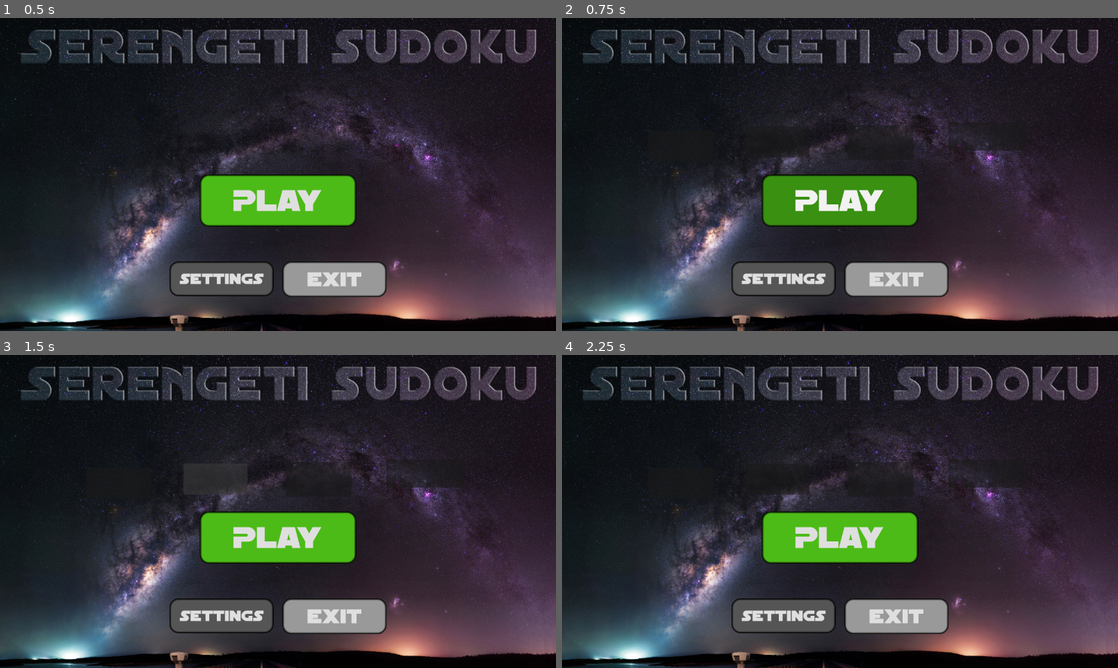
Above: before the commit, frames 1-4 (two rows, left to right).
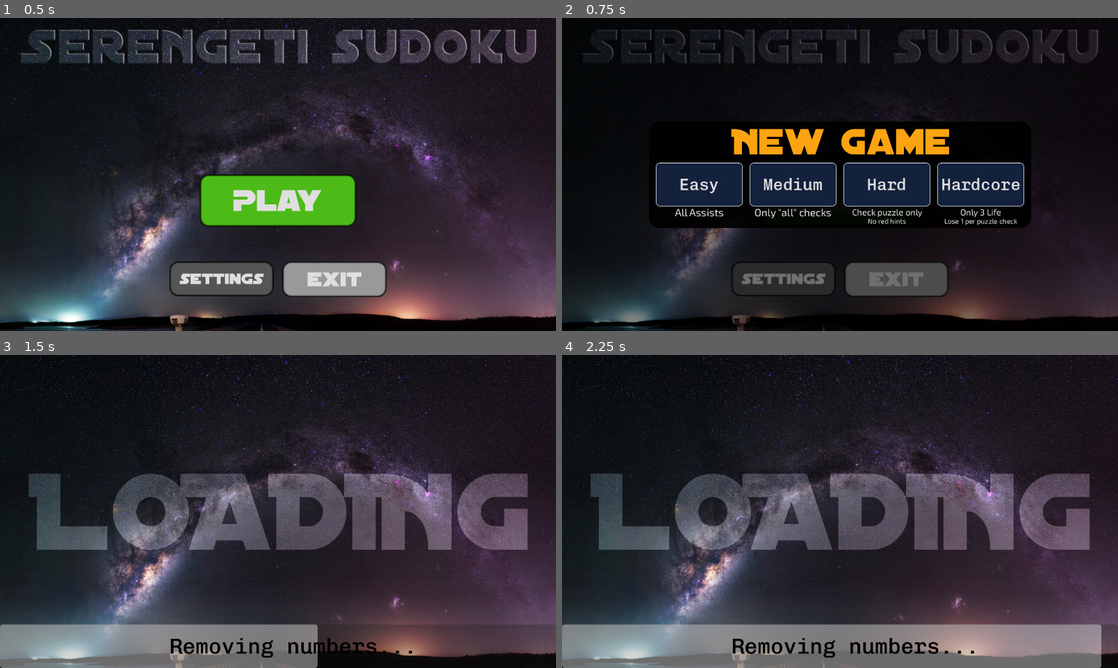
Above: after the commit, the same moments.

Repository: Convy32/Serengeti-Sudoku
Game: Godot game, scene res://main_menu.tscn
Same seed, same stepped clock (60 frames per second), same inputs: the game is played once before the commit and once after it.
Inputs (mouse positions are in pixels of both pictures, inside the frame that each line leads up to; where the layout moved, square brackets give the same spot in the first picture):
- Up to frame 1 (0.5 s): no input
- Up to frame 2 (0.75 s): click "Play" at 0.5 s
- Up to frame 3 (1.5 s): click (233, 520) [216, 480] at 1.25 s
- Up to frame 4 (2.25 s): click (756, 408) at 2 s, where only the run after the commit has a clickable "Check Puzzle"

Frame 1 is identical in both runs. In frame 2, 52% of the frame differs, in the area x 0-100%, y 0-100%; in frame 3, 38%; in frame 4, 41%.

Commit message:
New game function
Next to implement in game, and win/loss functions

Diff:
--- /dev/null
+++ b/sudoku/close_buttons.tres
@@ -0,0 +1,12 @@
+[gd_resource type="Theme" format=3 uid="uid://cu1jfriqfptes"]
+
+[sub_resource type="StyleBoxEmpty" id="StyleBoxEmpty_fv8gx"]
+
+[sub_resource type="StyleBoxEmpty" id="StyleBoxEmpty_vpt08"]
+
+[sub_resource type="StyleBoxEmpty" id="StyleBoxEmpty_4jdrj"]
+
+[resource]
+Button/styles/hover = SubResource("StyleBoxEmpty_fv8gx")
+Button/styles/normal = SubResource("StyleBoxEmpty_vpt08")
+Button/styles/pressed = SubResource("StyleBoxEmpty_4jdrj")
--- a/sudoku/game.tscn
+++ b/sudoku/game.tscn
@@ -4,6 +4,7 @@
 [ext_resource type="FontFile" uid="uid://b1vallubdqtnr" path="res://ChivoMono-VariableFont_wght.ttf" id="1_fc0e3"]
 [ext_resource type="Script" uid="uid://rka4ge3is85n" path="res://main.gd" id="2_ryrav"]
 [ext_resource type="Texture2D" uid="uid://c5qdecpb0w03y" path="res://greygb1.png" id="3_fc0e3"]
+[ext_resource type="Texture2D" uid="uid://2hr8gkf330r4" path="res://Main_menu_720.png" id="3_j5wjh"]
 [ext_resource type="Script" uid="uid://dn7hywdobsu33" path="res://loading_screen.gd" id="6_eow3j"]
 [ext_resource type="Texture2D" uid="uid://bt8yarauyheww" path="res://blackgrid1.png" id="6_ryrav"]
 [ext_resource type="Texture2D" uid="uid://bd12jw4ns8b0u" path="res://loadingscreen.png" id="7_eow3j"]
@@ -26,6 +27,10 @@
 theme = SubResource("Theme_feb5d")
 script = ExtResource("2_ryrav")
 metadata/_edit_vertical_guides_ = [640.0]
+
+[node name="MainMenu720" type="Sprite2D" parent="." unique_id=1643750564]
+position = Vector2(640, 360)
+texture = ExtResource("3_j5wjh")
 
 [node name="Camera2D" type="Camera2D" parent="." unique_id=2128346661]
 position = Vector2(640, 360)
@@ -96,6 +101,14 @@
 offset_bottom = 139.0
 text = "Check Puzzle"
 
+[node name="NewGame" type="Button" parent="." unique_id=826266466]
+layout_mode = 0
+offset_left = 680.0
+offset_top = 203.0
+offset_right = 948.0
+offset_bottom = 284.0
+text = "New game"
+
 [node name="InputBox" type="GridContainer" parent="." unique_id=818239555]
 layout_mode = 1
 anchors_preset = -1
@@ -175,6 +188,7 @@
 metadata/_edit_lock_ = true
 
 [node name="LoadingScreen" type="Control" parent="." unique_id=2021376657]
+visible = false
 anchors_preset = 0
 offset_right = 1280.0
 offset_bottom = 720.0
@@ -204,6 +218,7 @@
 [connection signal="id_pressed" from="MenuBar/Check Current" to="." method="_on_check_current_id_pressed"]
 [connection signal="id_pressed" from="MenuBar2/Check All" to="." method="_on_check_all_id_pressed"]
 [connection signal="pressed" from="Check Puzzle" to="." method="check_puzzle"]
+[connection signal="pressed" from="NewGame" to="." method="_on_new_game_pressed"]
 [connection signal="pressed" from="InputBox/NumInputBox/Button1" to="." method="input_button_pressed" binds= [1]]
 [connection signal="pressed" from="InputBox/NumInputBox/Button2" to="." method="input_button_pressed" binds= [2]]
 [connection signal="pressed" from="InputBox/NumInputBox/Button3" to="." method="input_button_pressed" binds= [3]]
--- a/sudoku/globals.gd
+++ b/sudoku/globals.gd
@@ -6,3 +6,5 @@
 var puzzle_complete = false
 
 var difficulty = "easy"
+
+var health = 3
--- a/sudoku/main.gd
+++ b/sudoku/main.gd
@@ -1,6 +1,6 @@
 extends Control
 
-var health = 3 #used for above
+const new_game = preload("res://new_game.tscn")
 
 @export var global_grid_container = GridContainer
 
@@ -131,16 +131,20 @@
 	and Globals.all_columns_complete):
 		game_win()
 	elif Globals.difficulty == "hardcore":
-		health -= 1
-		if health <= 0:
+		Globals.health -= 1
+		if Globals.health <= 0:
 			game_lose()
 
 func game_win():
 	pass
 
 func game_lose():
-	pass
-
+	var game_selector = new_game.instantiate(PackedScene.GEN_EDIT_STATE_INSTANCE)
+	add_child(game_selector)
+
+func _on_new_game_pressed() -> void:
+	var game_selector = new_game.instantiate(PackedScene.GEN_EDIT_STATE_INSTANCE)
+	add_child(game_selector)
 
 func _on_check_all_id_pressed(id: int) -> void:
 	if id == 0: #boxes
@@ -239,6 +243,8 @@
 			removals = 50
 		"hard":
 			removals = 60
+		"hardcore":
+			removals = 70
 
 	var removed := 0
 	var attempts := removals * 3
--- a/sudoku/main_menu.gd
+++ b/sudoku/main_menu.gd
@@ -5,7 +5,6 @@
 func _on_exit_pressed() -> void:
 	get_tree().quit()
 
-
 func _on_play_pressed() -> void:
 	var game_selector = new_game.instantiate(PackedScene.GEN_EDIT_STATE_INSTANCE)
 	add_child(game_selector)
--- /dev/null
+++ b/sudoku/new_game.gd
@@ -0,0 +1,10 @@
+extends Control
+
+func new_game(extra_arg_0: String) -> void:
+	Globals.difficulty = extra_arg_0
+	Globals.health = 3
+	queue_free()
+	get_tree().change_scene_to_file("res://game.tscn")
+
+func close_menu():
+	queue_free()
--- a/sudoku/new_game.tscn
+++ b/sudoku/new_game.tscn
@@ -1,4 +1,9 @@
 [gd_scene format=3 uid="uid://ctrcfmrukh84y"]
+
+[ext_resource type="Script" uid="uid://b3cxdjbwoat43" path="res://new_game.gd" id="1_ned08"]
+[ext_resource type="Texture2D" uid="uid://bih2d4jkflfcg" path="res://gameselect (1).png" id="1_rnujv"]
+[ext_resource type="Theme" uid="uid://b2m4ma05wpjb4" path="res://new_game_buttons.tres" id="2_rnujv"]
+[ext_resource type="Theme" uid="uid://cu1jfriqfptes" path="res://close_buttons.tres" id="3_rnujv"]
 
 [node name="Control" type="Control" unique_id=1102971563]
 layout_mode = 3
@@ -7,31 +12,81 @@
 anchor_bottom = 1.0
 grow_horizontal = 2
 grow_vertical = 2
+script = ExtResource("1_ned08")
+
+[node name="Gameselect" type="Sprite2D" parent="." unique_id=2082243372]
+position = Vector2(640, 360)
+texture = ExtResource("1_rnujv")
 
 [node name="Easy" type="Button" parent="." unique_id=2022239173]
 layout_mode = 0
-offset_left = 198.0
-offset_top = 259.0
-offset_right = 347.0
-offset_bottom = 330.0
+offset_left = 216.0
+offset_top = 333.0
+offset_right = 416.0
+offset_bottom = 433.0
+theme = ExtResource("2_rnujv")
+text = "Easy"
 
 [node name="Medium" type="Button" parent="." unique_id=1828965152]
 layout_mode = 0
-offset_left = 422.0
-offset_top = 250.0
-offset_right = 570.0
-offset_bottom = 321.0
+offset_left = 432.0
+offset_top = 333.0
+offset_right = 632.0
+offset_bottom = 433.0
+theme = ExtResource("2_rnujv")
+text = "Medium"
 
 [node name="Hard" type="Button" parent="." unique_id=1636744514]
 layout_mode = 0
-offset_left = 657.0
-offset_top = 246.0
-offset_right = 809.0
-offset_bottom = 326.0
+offset_left = 648.0
+offset_top = 333.0
+offset_right = 848.0
+offset_bottom = 433.0
+theme = ExtResource("2_rnujv")
+text = "Hard"
 
 [node name="Harcore" type="Button" parent="." unique_id=152548178]
 layout_mode = 0
-offset_left = 889.0
-offset_top = 240.0
-offset_right = 1069.0
-offset_bottom = 305.0
+offset_left = 864.0
+offset_top = 333.0
+offset_right = 1064.0
+offset_bottom = 433.0
+theme = ExtResource("2_rnujv")
+text = "Hardcore"
+
+[node name="BottomClose" type="Button" parent="." unique_id=1144069703]
+layout_mode = 0
+offset_top = 484.0
+offset_right = 1279.0
+offset_bottom = 720.0
+theme = ExtResource("3_rnujv")
+
+[node name="TopClose" type="Button" parent="." unique_id=1628636225]
+layout_mode = 0
+offset_right = 1279.0
+offset_bottom = 236.0
+theme = ExtResource("3_rnujv")
+
+[node name="LeftClose" type="Button" parent="." unique_id=570404707]
+layout_mode = 0
+offset_top = 236.0
+offset_right = 200.0
+offset_bottom = 486.0
+theme = ExtResource("3_rnujv")
+
+[node name="RightClose" type="Button" parent="." unique_id=464312086]
+layout_mode = 0
+offset_left = 1080.0
+offset_top = 235.0
+offset_right = 1280.0
+offset_bottom = 485.0
+theme = ExtResource("3_rnujv")
+
+[connection signal="pressed" from="Easy" to="." method="new_game" binds= ["easy"]]
+[connection signal="pressed" from="Medium" to="." method="new_game" binds= ["medium"]]
+[connection signal="pressed" from="Hard" to="." method="new_game" binds= ["hard"]]
+[connection signal="pressed" from="Harcore" to="." method="new_game" binds= ["hardcore"]]
+[connection signal="pressed" from="BottomClose" to="." method="close_menu"]
+[connection signal="pressed" from="TopClose" to="." method="close_menu"]
+[connection signal="pressed" from="LeftClose" to="." method="close_menu"]
+[connection signal="pressed" from="RightClose" to="." method="close_menu"]
--- /dev/null
+++ b/sudoku/new_game_buttons.tres
@@ -0,0 +1,49 @@
+[gd_resource type="Theme" format=3 uid="uid://b2m4ma05wpjb4"]
+
+[ext_resource type="FontFile" uid="uid://b1vallubdqtnr" path="res://ChivoMono-VariableFont_wght.ttf" id="1_fdt4j"]
+
+[sub_resource type="StyleBoxFlat" id="StyleBoxFlat_pvvld"]
+bg_color = Color(0.12860578, 0.19816345, 0.34782866, 1)
+border_width_left = 1
+border_width_top = 1
+border_width_right = 1
+border_width_bottom = 1
+border_color = Color(1, 1, 1, 1)
+border_blend = true
+corner_radius_top_left = 10
+corner_radius_top_right = 10
+corner_radius_bottom_right = 10
+corner_radius_bottom_left = 10
+
+[sub_resource type="StyleBoxFlat" id="StyleBoxFlat_fdt4j"]
+bg_color = Color(0.078431375, 0.12941177, 0.23921569, 1)
+border_width_left = 1
+border_width_top = 1
+border_width_right = 1
+border_width_bottom = 1
+border_color = Color(1, 1, 1, 1)
+border_blend = true
+corner_radius_top_left = 10
+corner_radius_top_right = 10
+corner_radius_bottom_right = 10
+corner_radius_bottom_left = 10
+
+[sub_resource type="StyleBoxFlat" id="StyleBoxFlat_dfuwe"]
+bg_color = Color(0.17449376, 0.26111656, 0.44370916, 1)
+border_width_left = 1
+border_width_top = 1
+border_width_right = 1
+border_width_bottom = 1
+border_color = Color(1, 1, 1, 1)
+border_blend = true
+corner_radius_top_left = 10
+corner_radius_top_right = 10
+corner_radius_bottom_right = 10
+corner_radius_bottom_left = 10
+
+[resource]
+Button/font_sizes/font_size = 38
+Button/fonts/font = ExtResource("1_fdt4j")
+Button/styles/hover = SubResource("StyleBoxFlat_pvvld")
+Button/styles/normal = SubResource("StyleBoxFlat_fdt4j")
+Button/styles/pressed = SubResource("StyleBoxFlat_dfuwe")
Binary file added: sudoku/gameselect (1).png
Not shown, added: sudoku/gameselect (1).png.import
Not shown, added: sudoku/new_game.gd.uid
